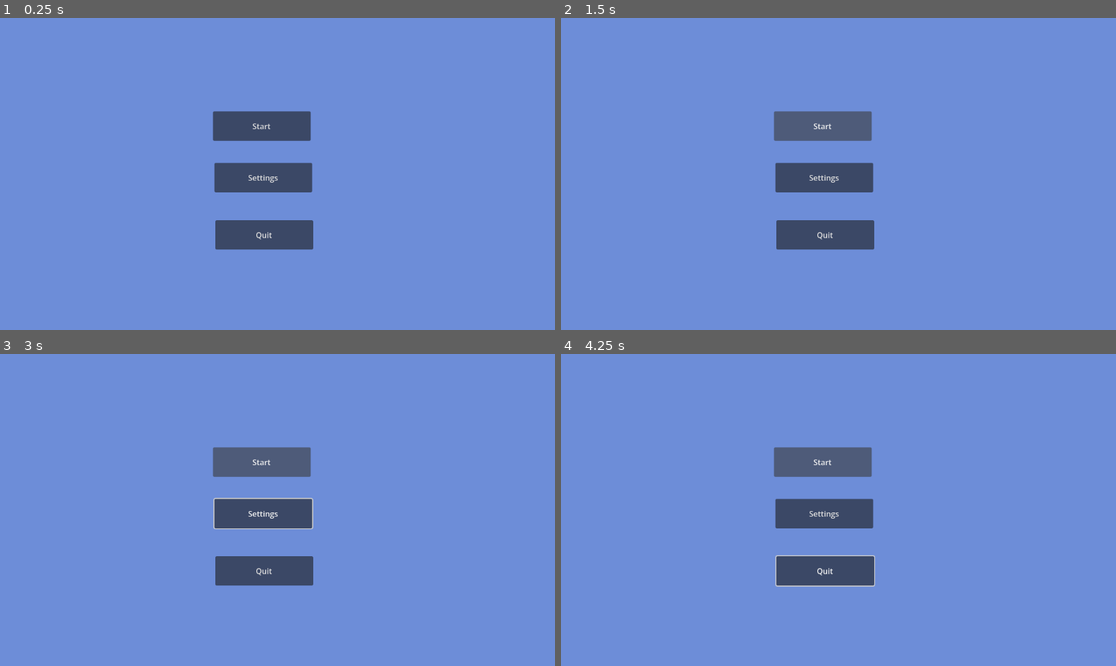
Above: before the commit, frames 1-4 (two rows, left to right).
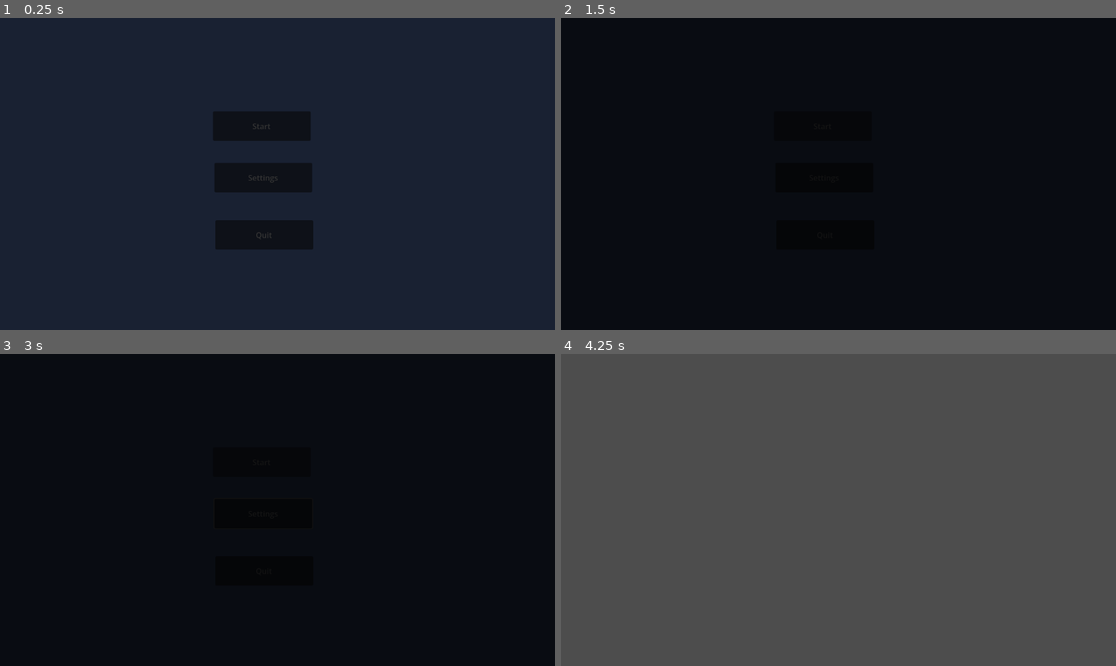
Above: after the commit, the same moments.

Repository: Nils1024/restock
Game: Godot game, scene res://assets/scenes/menus/main_menu.tscn
Two runs of this game, one before a commit and one after it. Both use one fixed random seed, a clock stepped at 60 frames per second and the inputs below.
Inputs:
- Up to frame 1 (0.25 s): no input
- Up to frame 2 (1.5 s): click "Settings" at 0.5 s; click "Start" at 1.25 s
- Up to frame 3 (3 s): click "Start" at 2 s; tap Enter at 2.75 s; hold Right from 2.78 s (still down); tap Alt at 2.85 s
- Up to frame 4 (4.25 s): release Right at 3.53 s; hold Down from 3.53 s (still down); tap Shift at 3.6 s

The runs differ from the first frame. In frame 1, 100% of the frame differs, in the area x 0-100%, y 0-100%; in frame 2, 100%; in frame 3, 100%; in frame 4, 100%.

Commit message:
Added a fade transition

Diff:
--- a/assets/scenes/menus/main_menu.tscn
+++ b/assets/scenes/menus/main_menu.tscn
@@ -1,8 +1,10 @@
 [gd_scene format=3 uid="uid://cfecg4ehkgkbl"]
 
 [ext_resource type="Script" uid="uid://ck1jrbjfbqxp2" path="res://assets/scripts/main_menu.gd" id="1_uu6ob"]
+[ext_resource type="PackedScene" uid="uid://bp5xe7rsa044r" path="res://assets/scenes/util/fade_transition.tscn" id="2_a1fdk"]
 
 [node name="MainMenu" type="Node2D" unique_id=753076020]
+script = ExtResource("1_uu6ob")
 
 [node name="ColorRect" type="ColorRect" parent="." unique_id=1873979293]
 offset_left = -119.0
@@ -16,7 +18,6 @@
 anchors_preset = 0
 offset_right = 16.0
 offset_bottom = 16.0
-script = ExtResource("1_uu6ob")
 
 [node name="StartGame" type="Button" parent="Control" unique_id=425284179]
 layout_mode = 0
@@ -45,6 +46,12 @@
 text = "Quit
 "
 
-[connection signal="pressed" from="Control/StartGame" to="Control" method="_on_start_game_pressed"]
-[connection signal="pressed" from="Control/Settings" to="Control" method="_on_settings_pressed"]
-[connection signal="pressed" from="Control/QuitGame" to="Control" method="_on_quit_game_pressed"]
+[node name="FadeTransition" parent="." unique_id=1419722656 instance=ExtResource("2_a1fdk")]
+visible = false
+
+[node name="Timer" type="Timer" parent="FadeTransition" unique_id=2011672966]
+
+[connection signal="pressed" from="Control/StartGame" to="." method="_on_start_game_pressed"]
+[connection signal="pressed" from="Control/Settings" to="." method="_on_settings_pressed"]
+[connection signal="pressed" from="Control/QuitGame" to="." method="_on_quit_game_pressed"]
+[connection signal="timeout" from="FadeTransition/Timer" to="." method="_on_timer_timeout"]
--- a/assets/scenes/util/fade_transition.tscn
+++ b/assets/scenes/util/fade_transition.tscn
@@ -1,3 +1,62 @@
 [gd_scene format=3 uid="uid://bp5xe7rsa044r"]
 
-[node name="FadeTransition" type="Node2D" unique_id=543572490]
+[sub_resource type="Animation" id="Animation_gnuxy"]
+resource_name = "Fade_in"
+tracks/0/type = "value"
+tracks/0/imported = false
+tracks/0/enabled = true
+tracks/0/path = NodePath(".:color")
+tracks/0/interp = 1
+tracks/0/loop_wrap = true
+tracks/0/keys = {
+"times": PackedFloat32Array(0, 1),
+"transitions": PackedFloat32Array(1, 1),
+"update": 0,
+"values": [Color(0, 0, 0, 0), Color(0, 0, 0, 1)]
+}
+
+[sub_resource type="Animation" id="Animation_1e00r"]
+resource_name = "Fade_out"
+tracks/0/type = "value"
+tracks/0/imported = false
+tracks/0/enabled = true
+tracks/0/path = NodePath(".:color")
+tracks/0/interp = 1
+tracks/0/loop_wrap = true
+tracks/0/keys = {
+"times": PackedFloat32Array(0, 1),
+"transitions": PackedFloat32Array(1, 1),
+"update": 0,
+"values": [Color(0, 0, 0, 1), Color(0, 0, 0, 0)]
+}
+
+[sub_resource type="Animation" id="Animation_q2c1t"]
+length = 0.001
+tracks/0/type = "value"
+tracks/0/imported = false
+tracks/0/enabled = true
+tracks/0/path = NodePath(".:color")
+tracks/0/interp = 1
+tracks/0/loop_wrap = true
+tracks/0/keys = {
+"times": PackedFloat32Array(0),
+"transitions": PackedFloat32Array(1),
+"update": 0,
+"values": [Color(0, 0, 0, 0)]
+}
+
+[sub_resource type="AnimationLibrary" id="AnimationLibrary_bbbw0"]
+_data = {
+&"Fade_in": SubResource("Animation_gnuxy"),
+&"Fade_out": SubResource("Animation_1e00r"),
+&"RESET": SubResource("Animation_q2c1t")
+}
+
+[node name="FadeTransition" type="ColorRect" unique_id=1419722656]
+offset_right = 1158.0
+offset_bottom = 648.0
+mouse_filter = 2
+color = Color(0, 0, 0, 0)
+
+[node name="AnimationPlayer" type="AnimationPlayer" parent="." unique_id=1738138620]
+libraries/ = SubResource("AnimationLibrary_bbbw0")
--- a/assets/scripts/main_menu.gd
+++ b/assets/scripts/main_menu.gd
@@ -1,24 +1,43 @@
-extends Control
+extends Node2D
 
 enum ButtonType {
 	START,
+	SETTINGS,
 	QUIT
 }
 
 var current_button_type = null
 
-# Called every frame. 'delta' is the elapsed time since the previous frame.
-func _process(delta: float) -> void:
-	pass
-
+func _ready() -> void:
+	$FadeTransition.show()
+	$FadeTransition/AnimationPlayer.play("Fade_out")
 
 func _on_start_game_pressed() -> void:
-	pass # Replace with function body.
+	current_button_type = ButtonType.START
+	$FadeTransition.show()
+	$FadeTransition/Timer.start()
+	$FadeTransition/AnimationPlayer.play("Fade_in")
 
 
 func _on_settings_pressed() -> void:
-	pass # Replace with function body.
+	current_button_type = ButtonType.SETTINGS
+	$FadeTransition.show()
+	$FadeTransition/Timer.start()
+	$FadeTransition/AnimationPlayer.play("Fade_in")
 
 
 func _on_quit_game_pressed() -> void:
-	get_tree().quit()
+	current_button_type = ButtonType.QUIT
+	$FadeTransition.show()
+	$FadeTransition/Timer.start()
+	$FadeTransition/AnimationPlayer.play("Fade_in")
+
+
+func _on_timer_timeout() -> void:
+	match current_button_type:
+		ButtonType.START:
+			get_tree().change_scene_to_file("res://assets/scenes/game.tscn")
+		ButtonType.SETTINGS:
+			get_tree().change_scene_to_file("res://assets/scenes/menus/settings_menu.tscn")
+		ButtonType.QUIT:
+			get_tree().quit()
